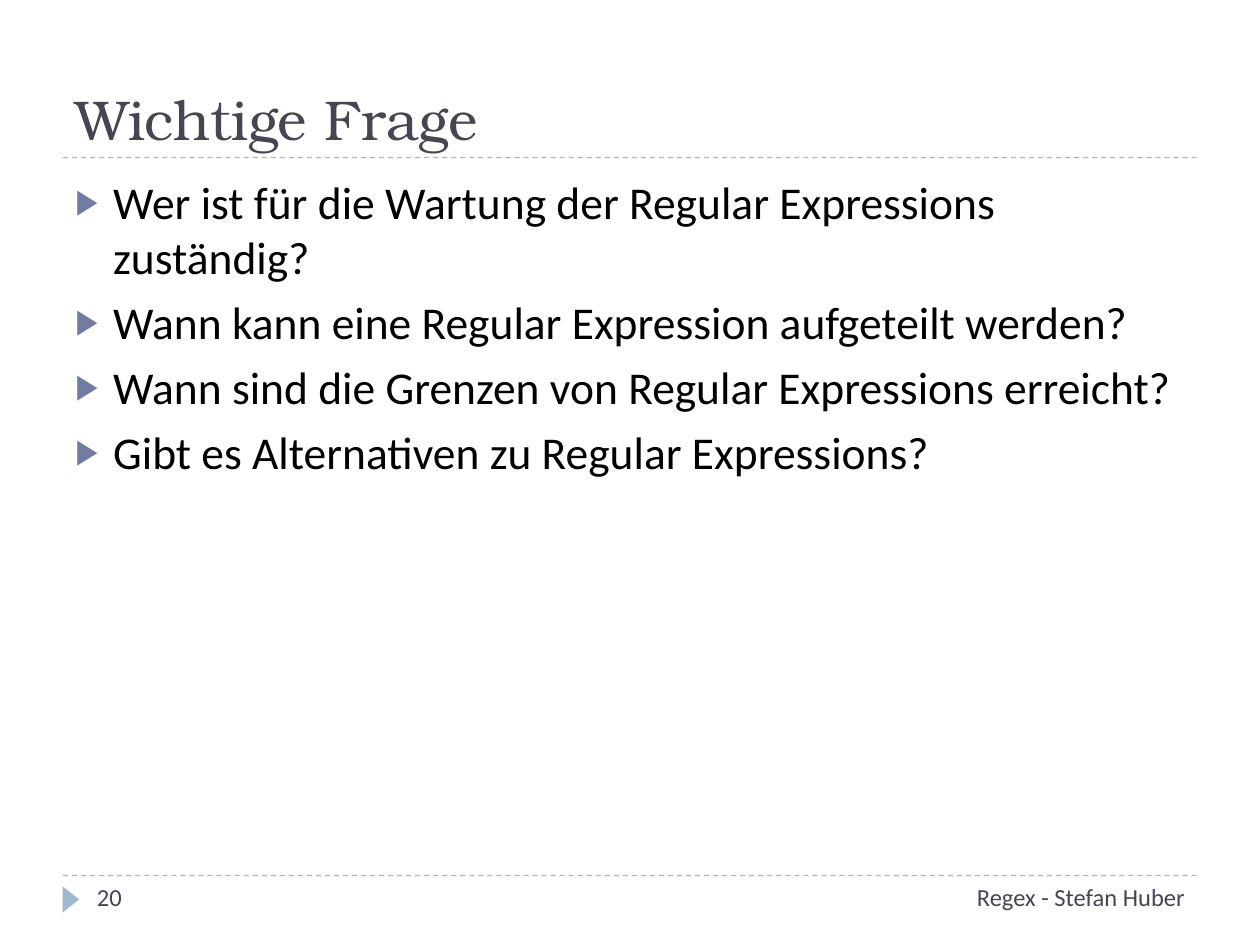
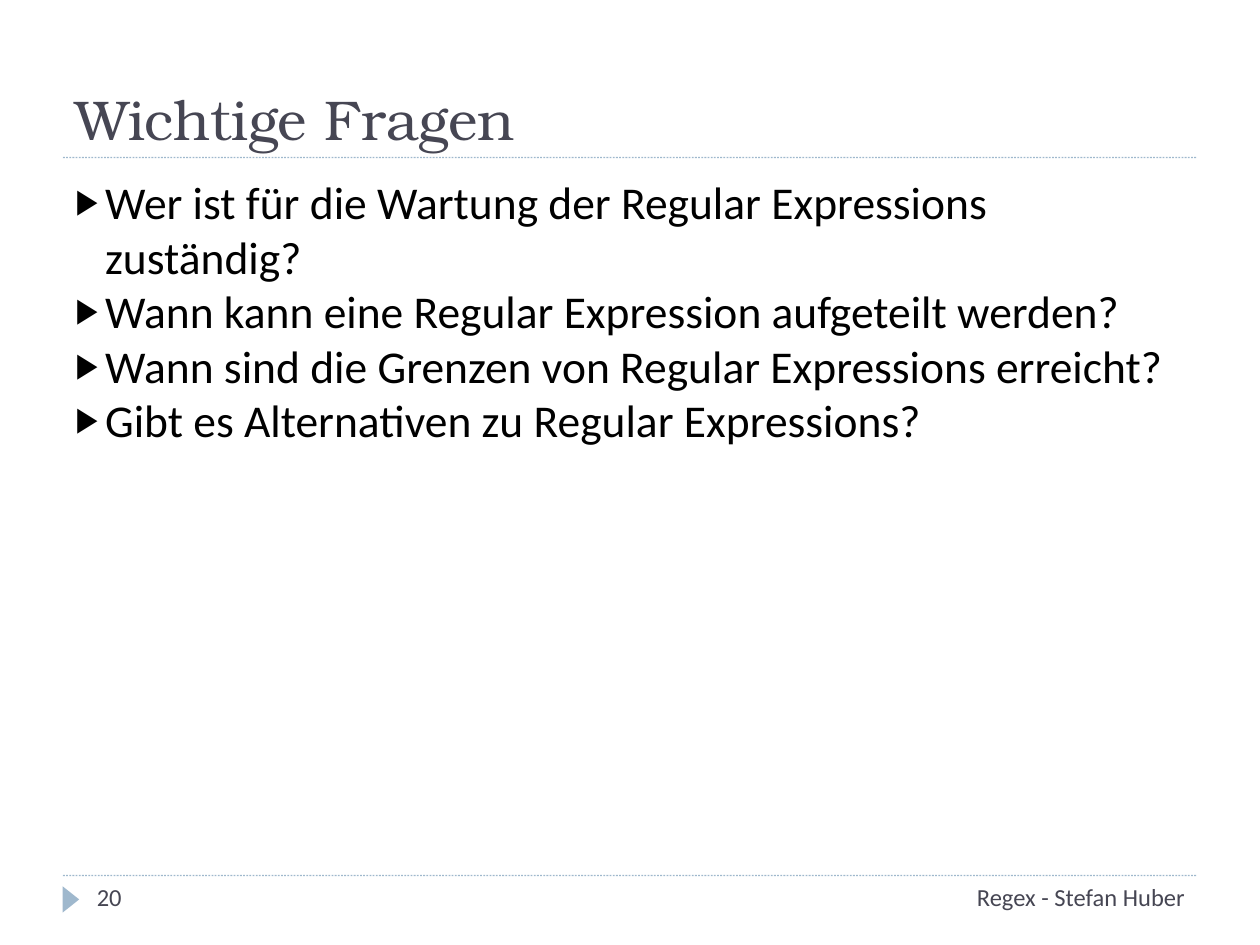
Before and after one commit to stefanhuber/regex-schulung, a slide deck: slide 20 of Regex.pptx. Drawn at 1260x945 pixels with LibreOffice and Linux fonts; fonts in the diff are those of the drawing. Boxes give left, top, right and bottom in pixels: in the first picture for what was removed or moved away, otherwise in the second. Text is boxed around its words. In the diff, an @@ line names an element or a change of style, - is before the commit and + after.

```diff
--- a/Regex.pptx
+++ b/Regex.pptx
@@ text at [75, 100, 515, 153]: text changed @@
-Wichtige Frage
+Wichtige Fragen
@@ text "Wer ist für die Wartung ..." at [105, 187, 1162, 445]: indent changed; less space between paragraphs @@
@@ line (63, 158) - (1197, 158): stroke #9FB8CD 0.75 pt dashed to #9FB8CD 0.74 pt @@
@@ line (63, 876) - (1197, 876): stroke #9FB8CD 0.75 pt dashed to #9FB8CD 0.74 pt @@
```
Also in this commit, not shown: 20 other slides changed, 1 other file.
